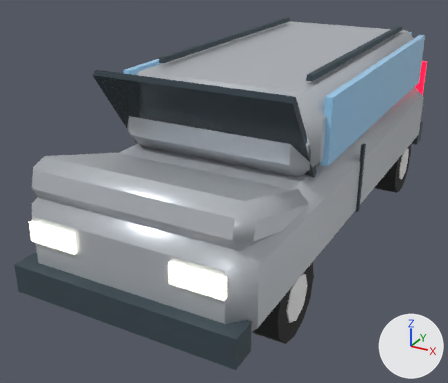
A saved change to the glTF model 3d/assets/town_minivan.glb.
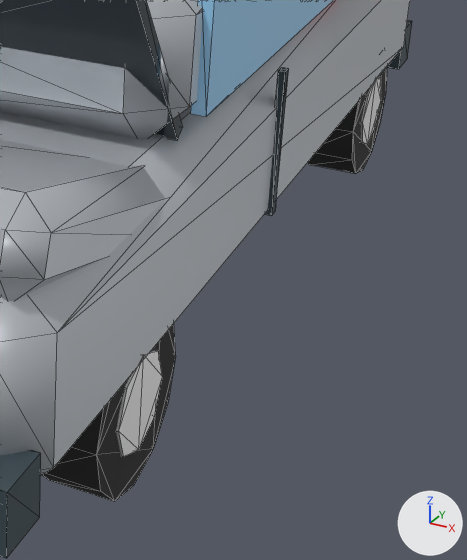
Each version is shown whole from a 50 mm lens placed at (2.44, -5.46, 3.05), pointed at (-0.34, -0.41, 0.52), then close up on the part from 52% to 100% of the width and 29% to 97% of the height. Every picture has the same lights, and +X, +Y and +Z are marked at lower right. The last two pictures show the newer version. The close-ups show mesh edges as thin lines. Where no turn or scale is listed for an object, it has been applied to the vertices. Vertices at exactly the same position are counted once.

In view in the first close-up: 'TownMinivan_body', 'Wheel_FL', 'Wheel_RL'.
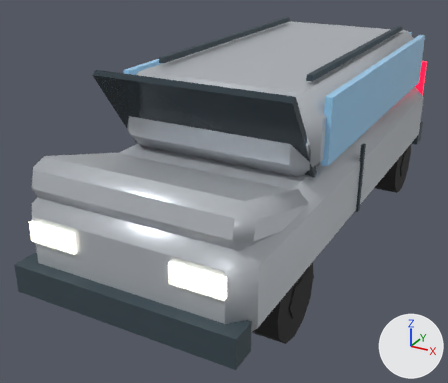
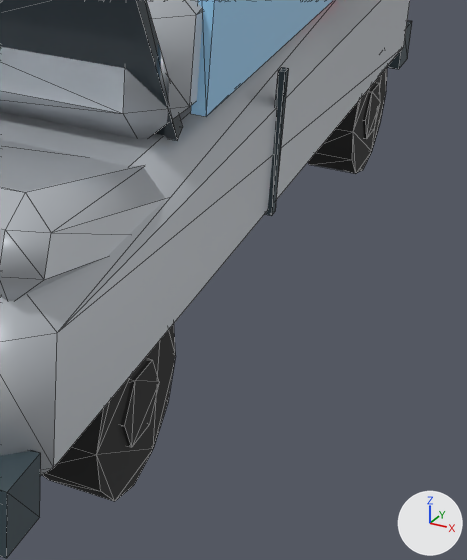
What the commit changed:
me_wheel_fl is used by ob_wheel_fl; location (0.84, -1.62, 0.36).
me_wheel_fl had 40 vertices, 72 faces and spanned x -0.14..0.14, y -0.36..0.36, z -0.36..0.36.
me_wheel_fl now has 36 vertices, 64 faces and spans x -0.145..0.145, y -0.36..0.36, z -0.36..0.36.
Part 1, on me_wheel_fl:
7 vertices are removed from x -0.14..0.14, y -0.141..0.2, z 0.0..0.2.
19 faces are deleted.
9 vertices move from x -0.14..0.14, y -0.2..0.2, z -0.2..0.0 to x -0.145..0.145, y -0.16..0.16, z -0.139..0.139.
3 vertices are added at (0.145, 0.16, 0.0), (-0.145, 0.08, 0.139), (0.145, 0.08, 0.139).
11 new faces join them.
me_wheel_fl part 2: 9 faces spanning x -0.145..0.145, y -0.16..0.16, z -0.139..0.139 switch from mat_rim (white #f5f5f5) to mat_tire (black #262626).
me_wheel_rl is used by ob_wheel_rl; location (0.84, 1.68, 0.36).
me_wheel_rl had 40 vertices, 72 faces and spanned x -0.14..0.14, y -0.36..0.36, z -0.36..0.36.
me_wheel_rl now has 36 vertices, 64 faces and spans x -0.145..0.145, y -0.36..0.36, z -0.36..0.36.
Part 3, on me_wheel_rl:
7 vertices are removed from x -0.14..0.14, y -0.141..0.2, z 0.0..0.2.
19 faces are deleted.
9 vertices move from x -0.14..0.14, y -0.2..0.2, z -0.2..0.0 to x -0.145..0.145, y -0.16..0.16, z -0.139..0.139.
3 vertices are added at (0.145, 0.16, 0.0), (-0.145, 0.08, 0.139), (0.145, 0.08, 0.139).
11 new faces join them.
me_wheel_rl part 4: 9 faces spanning x -0.145..0.145, y -0.16..0.16, z -0.139..0.139 switch from mat_rim (white #f5f5f5) to mat_tire (black #262626).

Pixel boxes [x1, y1, x2, y2] of what changed, in the close-ups (467 x 560 px):
part 1 of me_wheel_fl, reshaped
    before: [116, 350, 162, 450]
    after: [132, 359, 159, 447]
part 2 of me_wheel_fl, recoloured
    before: [116, 431, 138, 457]
    after: [121, 380, 135, 447]
part 3 of me_wheel_rl, reshaped
    before: [361, 77, 381, 143]
    after: [367, 83, 380, 138]
part 4 of me_wheel_rl, recoloured
    before: [361, 122, 368, 144]
    after: [363, 91, 372, 139]
